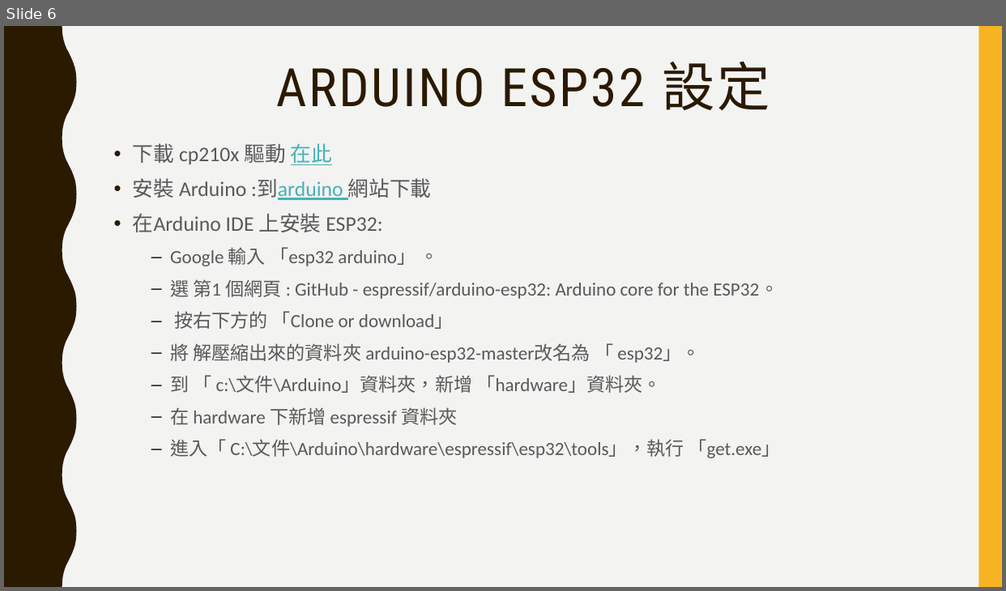
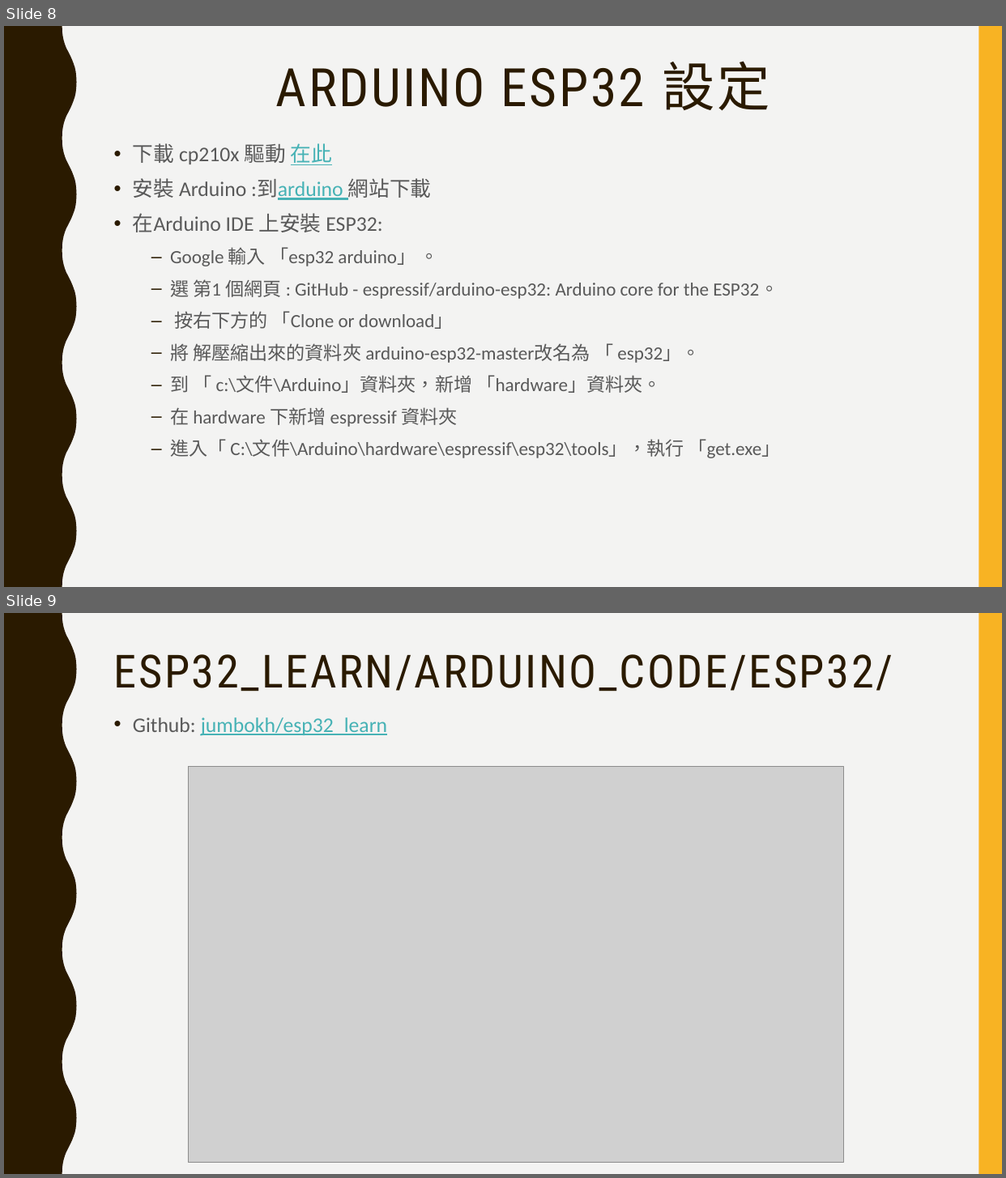
Before and after one commit to jumbokh/esp32_learn, a slide deck: DOIT-ESP32.pptx. Shown one above the other, each under a label of ours: slide 6 before the commit, slides 8 and 9 after it. The pictures are 1006x591 and 1006x1178 pixels, drawn with LibreOffice and Linux fonts; fonts in the diff are those of the drawing; grey boxes stand for pictures. Boxes give left, top, right and bottom in pixels: in the first picture for what was removed or moved away, otherwise in the second. Text is boxed around its words. In the diff, an @@ line names an element or a change of style, - is before the commit and + after.

```diff
--- a/DOIT-ESP32.pptx
+++ b/DOIT-ESP32.pptx
@@ slide 9 added at [4,613,1002,1174], background #F3F3F2; not listed: 2 template elements that a slide beside it also shows @@
@@ title added at [114,654,893,692], 44 pt, text #2A1A00 @@
+ESP32_LEARN/ARDUINO_CODE/ESP32/
@@ text added at [133,717,387,736], 20 pt, text #46B2B5, underline @@
+• Github: jumbokh/esp32_learn
@@ picture added at [188,766,844,1163] @@
@@ what was slide 6 is now slide 8 @@
```
Also in this commit, not shown: 1 slide changed, 4 other slides added, 4 other files.
